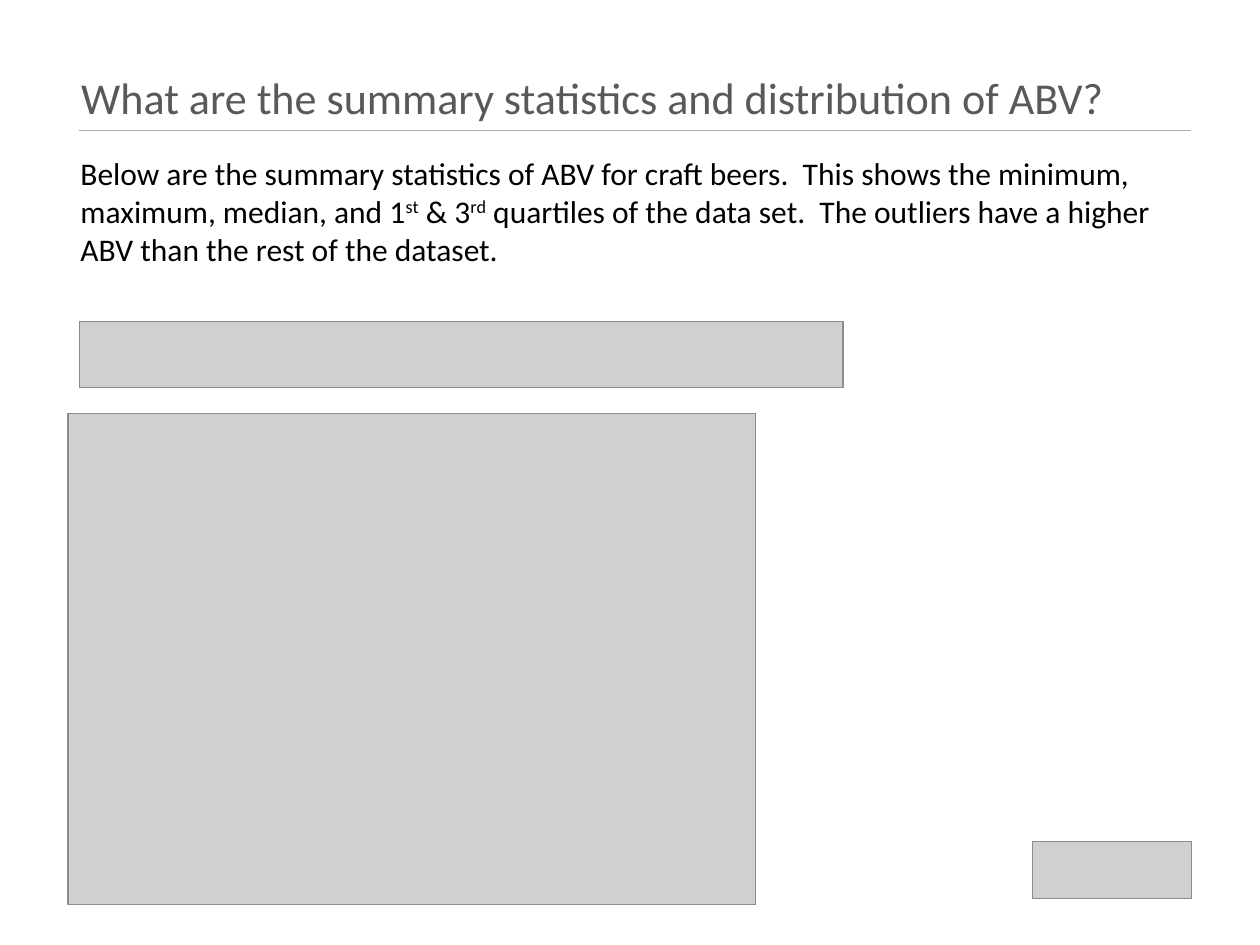
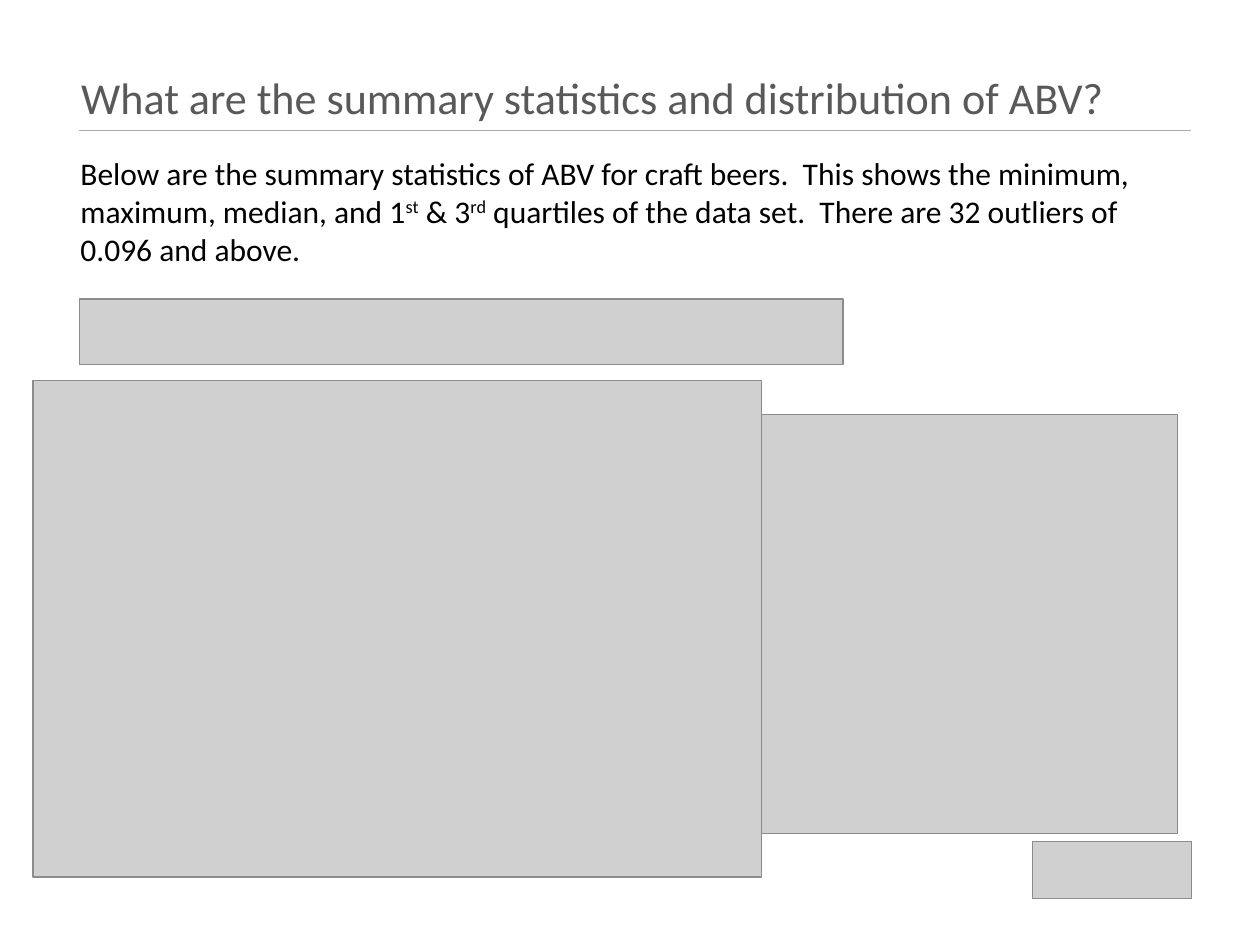
Before and after one commit to kristxh/6306-CaseStudy1-Beer, a slide deck: slide 7 of case_study_1_budweiser.pptx. Drawn at 1260x945 pixels with LibreOffice and Linux fonts; fonts in the diff are those of the drawing; grey boxes stand for pictures. Boxes give left, top, right and bottom in pixels: in the first picture for what was removed or moved away, otherwise in the second. Text is boxed around its words. In the diff, an @@ line names an element or a change of style, - is before the commit and + after.

```diff
--- a/case_study_1_budweiser.pptx
+++ b/case_study_1_budweiser.pptx
@@ text at (80, 163, 1129, 262): text changed @@
-Below are the summary statistics of ABV for craft beers. This shows the minimum, maximum, median, and 1st & 3rd quartiles of the data set. The outliers have a higher ABV than the rest of the dataset.
+Below are the summary statistics of ABV for craft beers. This shows the minimum, maximum, median, and 1st & 3rd quartiles of the data set. There are 32 outliers of 0.096 and above.
@@ picture: place and size @@
-picture at (79, 321, 843, 387)
+picture at (79, 299, 843, 364)
@@ picture: place and size @@
-picture at (68, 413, 756, 905)
+picture at (33, 381, 761, 877)
@@ picture added at (761, 415, 1178, 833) @@
```
Also in this commit, not shown: 4 other slides changed.
